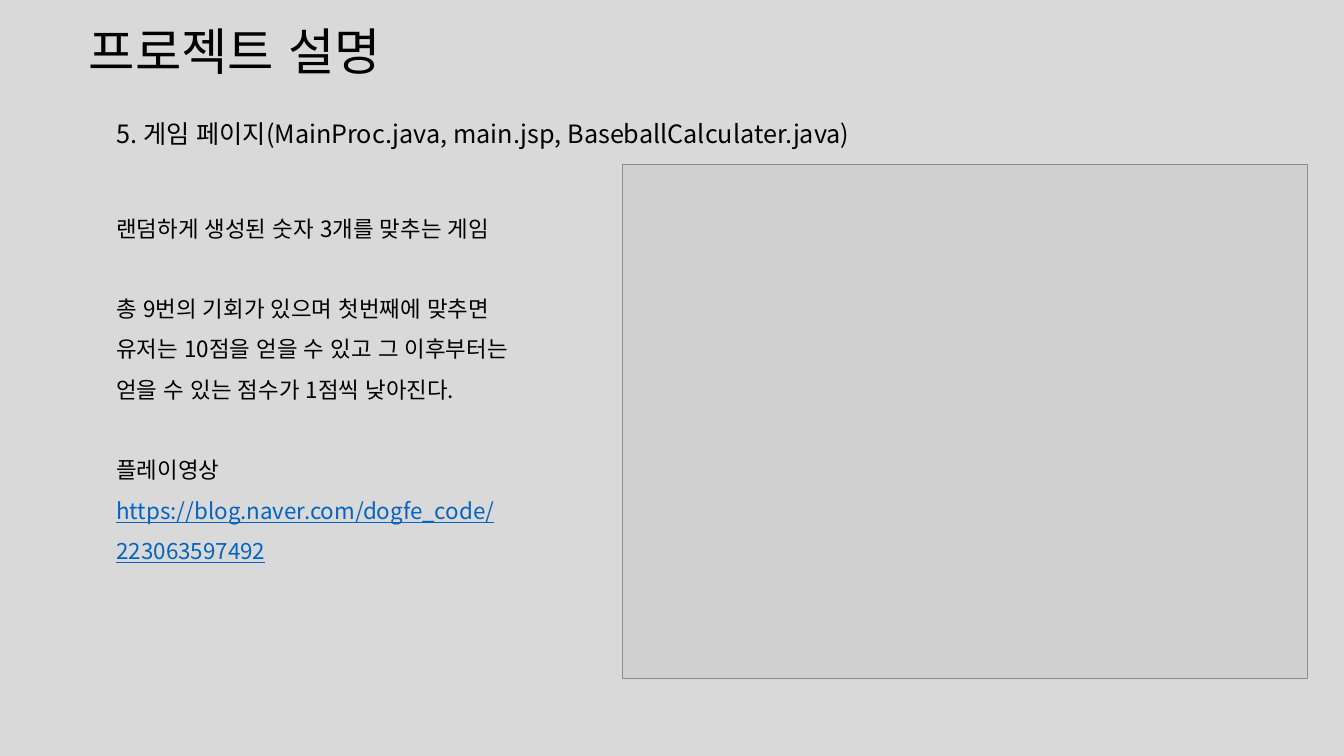
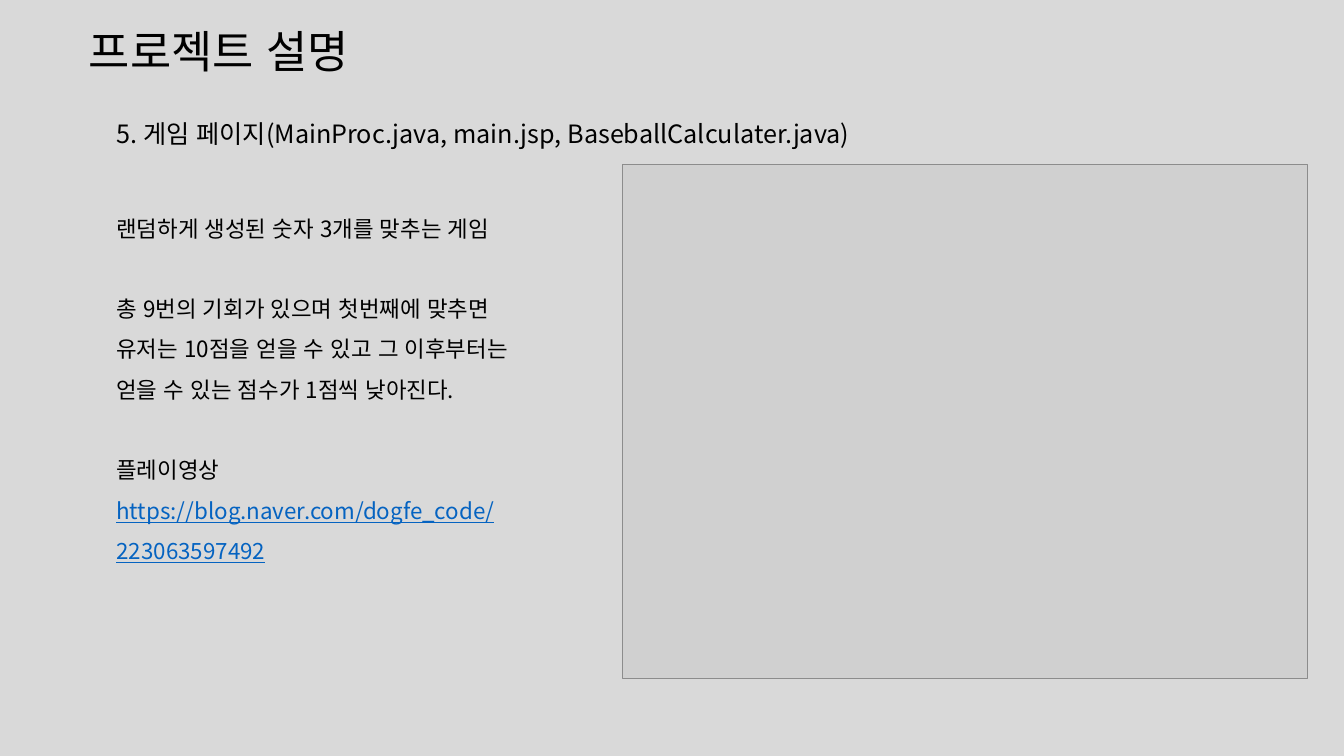
Before and after one commit to DevDogFe/baseball, a slide deck: slide 10 of 숫자 야구.pptx. Drawn at 1344x756 pixels with LibreOffice and Linux fonts; fonts in the diff are those of the drawing; grey boxes stand for pictures. Boxes give left, top, right and bottom in pixels: in the first picture for what was removed or moved away, otherwise in the second. Text is boxed around its words. In the diff, an @@ line names an element or a change of style, - is before the commit and + after.

```diff
--- a/숫자 야구.pptx
+++ b/숫자 야구.pptx
@@ title "프로젝트 설명" at bbox=[89, 31, 348, 72]: size 36 to 32 pt @@
```
Also in this commit, not shown: 13 other slides changed, 1 slide added, 3 other files.
